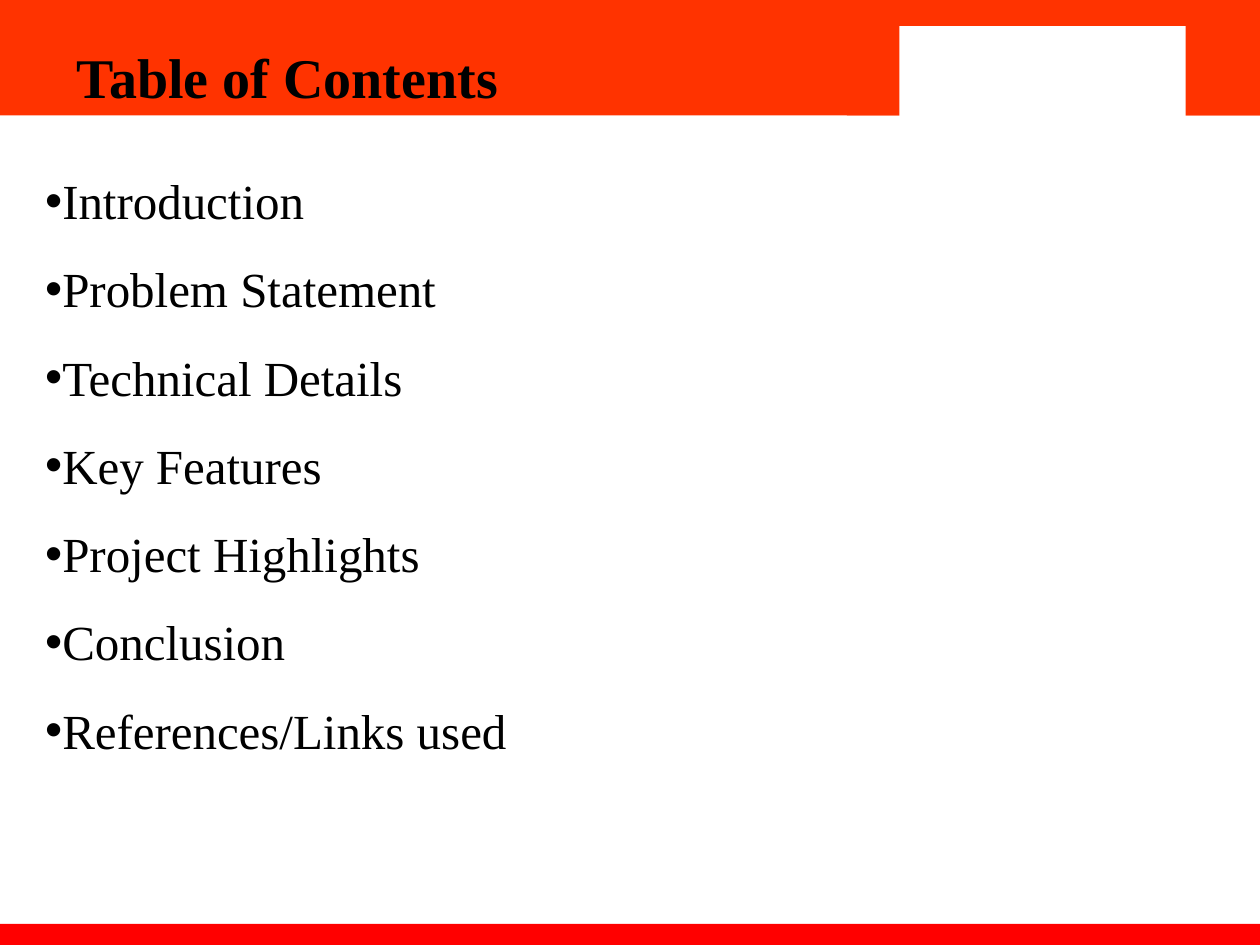
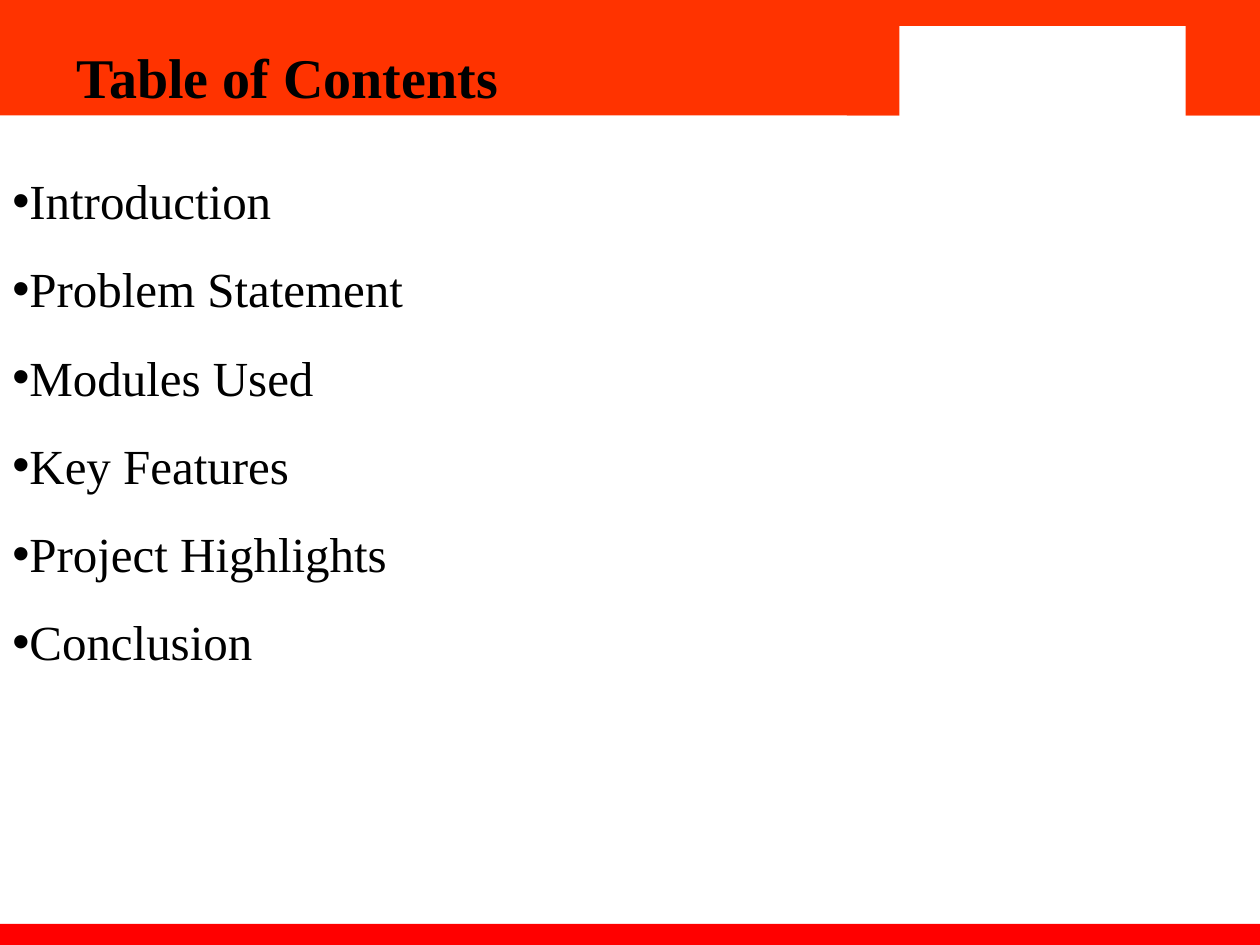
Before and after one commit to Kunisha2003/AIML-Project, a slide deck: slide 2 of AIML Project PPT.pptx. Drawn at 1260x945 pixels with LibreOffice and Linux fonts; fonts in the diff are those of the drawing; background and template pictures are left out. Boxes give left, top, right and bottom in pixels: in the first picture for what was removed or moved away, otherwise in the second. Text is boxed around its words. In the diff, an @@ line names an element or a change of style, - is before the commit and + after.

Commit message:
AIML Project

```diff
--- a/AIML Project PPT.pptx
+++ b/AIML Project PPT.pptx
@@ text "Introduction": place and size @@
-text "Introduction" at bbox=[62, 185, 507, 750]
+text "Introduction" at bbox=[29, 185, 403, 661]
@@ text at bbox=[29, 362, 314, 397]: text changed @@
-• Technical Details
+• Modules Used
@@ text at bbox=[62, 714, 507, 750]: paragraph removed @@
-• References/Links used
```
Also in this commit, not shown: 2 other slides changed, 1 slide added, 1 slide removed, 1 other file.
